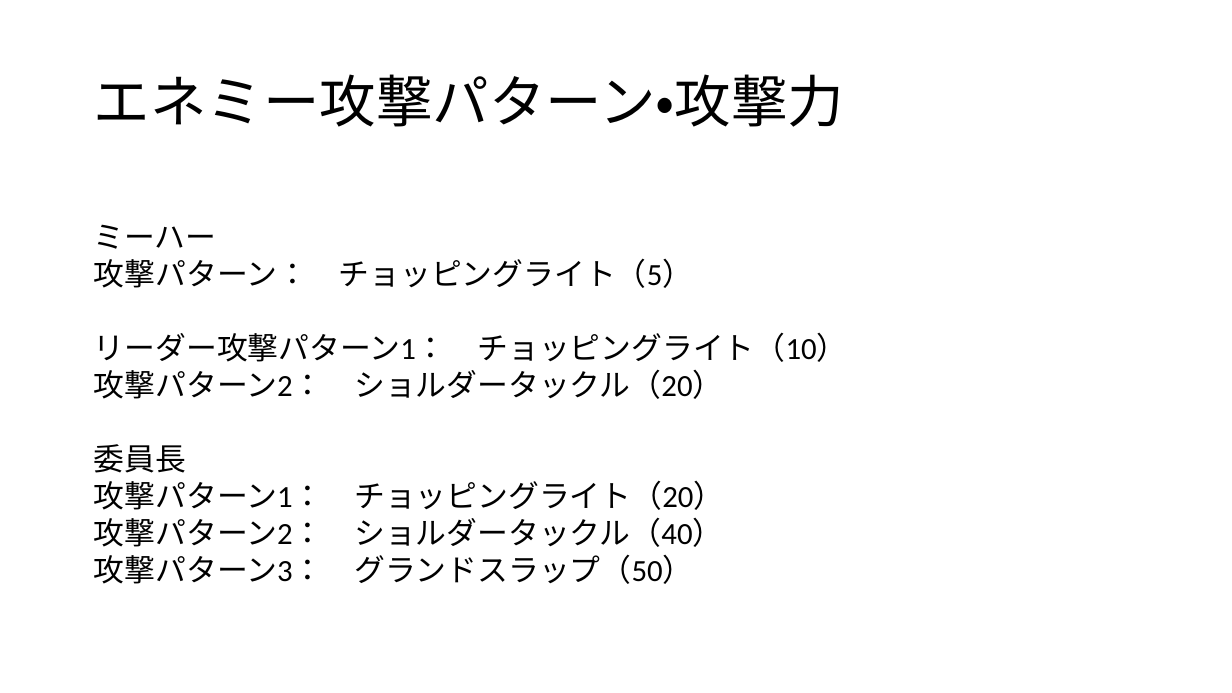
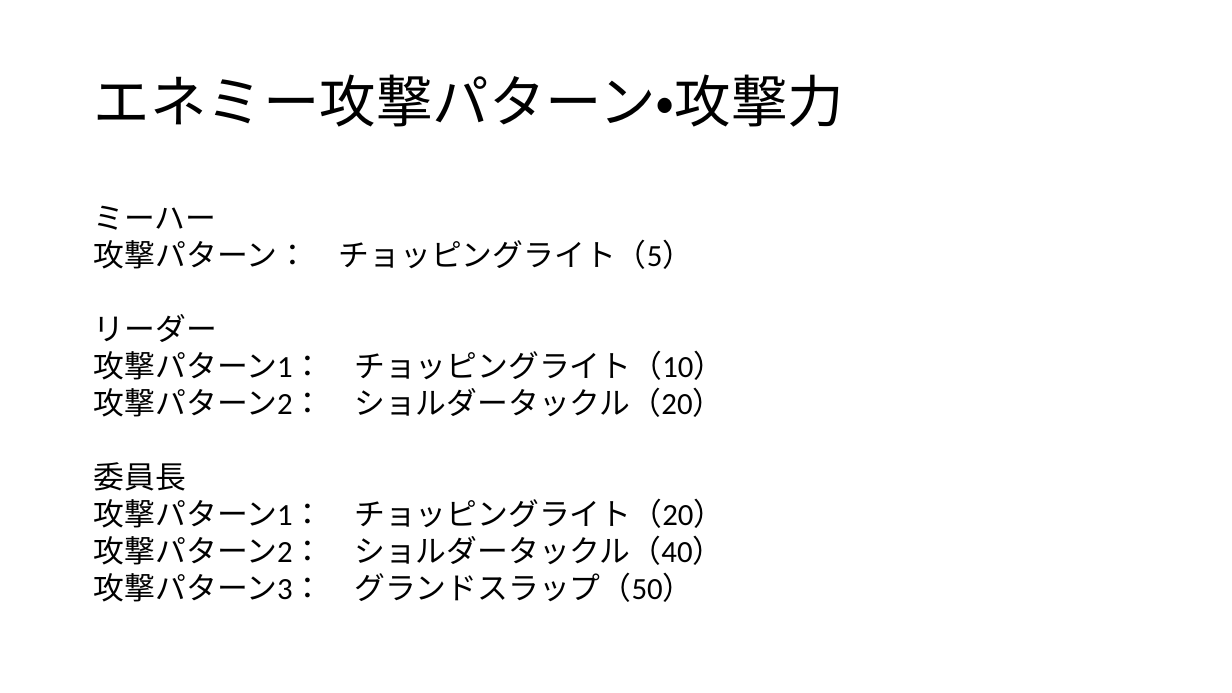
Before and after one commit to yuusei1113k/FatmanHerosTmp, a slide deck: slide 8 of システム詳細.pptx (slide 6 before the commit). Drawn at 1232x693 pixels with LibreOffice and Linux fonts; fonts in the diff are those of the drawing. Boxes give left, top, right and bottom in pixels: in the first picture for what was removed or moved away, otherwise in the second. Text is boxed around its words. In the diff, an @@ line names an element or a change of style, - is before the commit and + after.

```diff
--- a/システム詳細.pptx
+++ b/システム詳細.pptx
@@ text at (x1=94, y1=314, x2=724, y2=380): text changed @@
-リーダー攻撃パターン1： チョッピングライト（10）
+リーダー
+攻撃パターン1： チョッピングライト（10）
```
Also in this commit, not shown: 6 other slides changed, 7 slides added.
